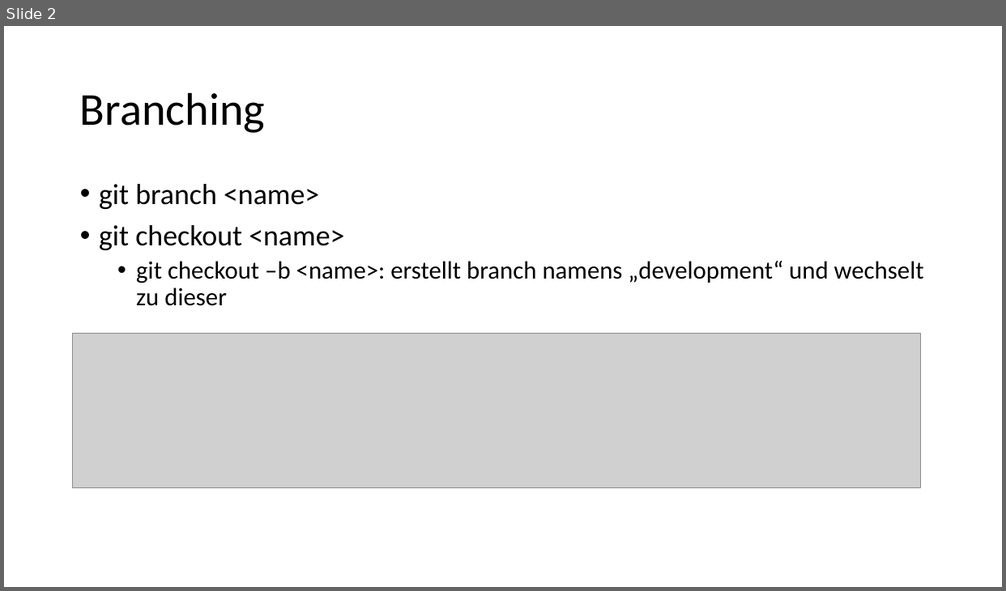
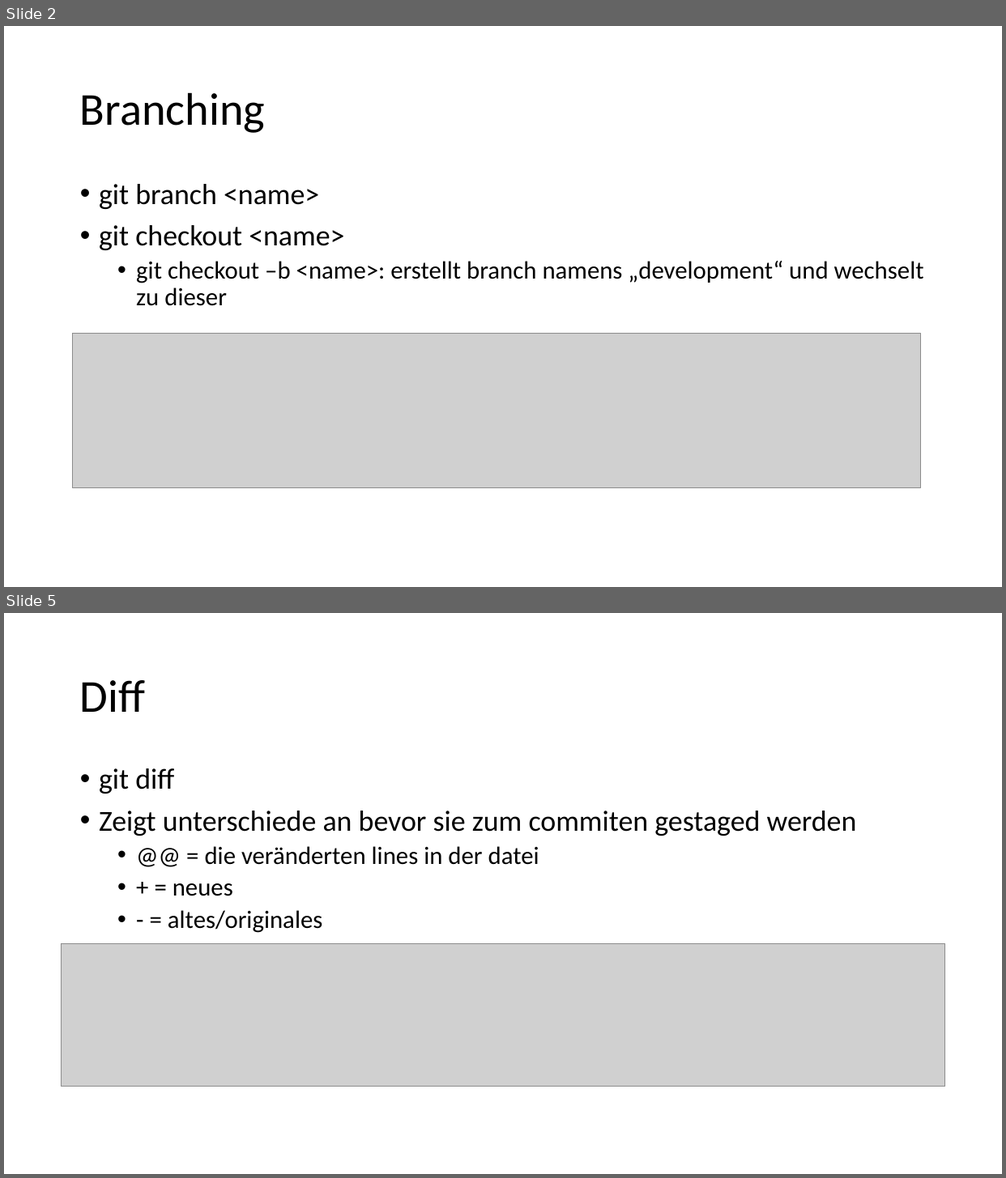
Before and after one commit to if23b066/FHTW, a slide deck: 2. Semester/Konfigurationsmanagement/exercise2/exercise2 config.pptx. Shown one above the other, each under a label of ours: slide 2 before the commit, slides 2 and 5 after it; the slides between them are not shown. The pictures are 1006x591 and 1006x1178 pixels, drawn with LibreOffice and Linux fonts; fonts in the diff are those of the drawing; grey boxes stand for pictures. Boxes give left, top, right and bottom in pixels: in the first picture for what was removed or moved away, otherwise in the second. Text is boxed around its words. In the diff, an @@ line names an element or a change of style, - is before the commit and + after.

```diff
--- a/2. Semester/Konfigurationsmanagement/exercise2/exercise2 config.pptx
+++ b/2. Semester/Konfigurationsmanagement/exercise2/exercise2 config.pptx
@@ slide 5 added at (x1=4, y1=613, x2=1002, y2=1174), background #FFFFFF @@
@@ title added at (x1=80, y1=680, x2=146, y2=712), 44 pt, text #000000 @@
+Diff
@@ text added at (x1=99, y1=769, x2=857, y2=933), 28 pt, text #000000 @@
+• git diff
+• Zeigt unterschiede an bevor sie zum commiten gestaged werden
+  • @@ = die veränderten lines in der datei
+  • + = neues
+  • - = altes/originales
@@ picture added at (x1=61, y1=944, x2=945, y2=1087) @@
```
Also in this commit, not shown: 1 slide changed, 10 other slides added.
